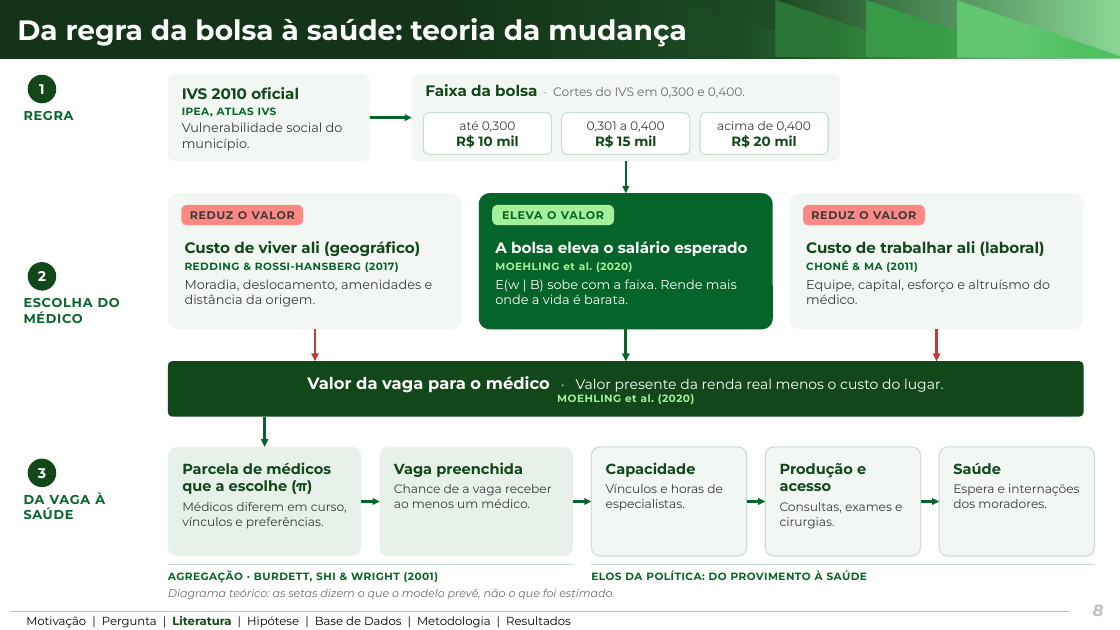
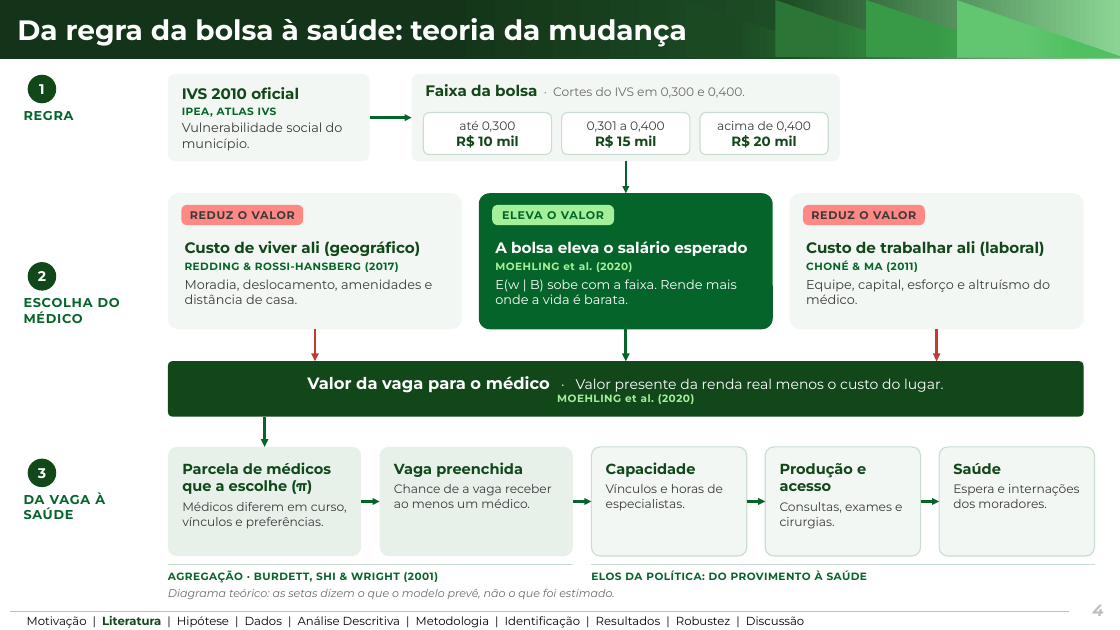
Before and after one commit to ka1victor/impact-eval-health-econ-pmme, a slide deck: slide 4 of output/apresentacao_banca_final/deck_banca_final.pptx (slide 8 before the commit). Drawn at 1120x630 pixels with LibreOffice and Linux fonts; fonts in the diff are those of the drawing; background and template pictures are left out. Boxes give left, top, right and bottom in pixels: in the first picture for what was removed or moved away, otherwise in the second. Text is boxed around its words. In the diff, an @@ line names an element or a change of style, - is before the commit and + after.

```diff
--- a/output/apresentacao_banca_final/deck_banca_final.pptx
+++ b/output/apresentacao_banca_final/deck_banca_final.pptx
@@ text in rounded rectangle at [185,279,433,304]: text changed @@
-Moradia, deslocamento, amenidades e distância da origem.
+Moradia, deslocamento, amenidades e distância de casa.
@@ text at [27,616,804,628]: text changed @@
-Motivação | Pergunta | Literatura | Hipótese | Base de Dados | Metodologia | Resultados
+Motivação | Literatura | Hipótese | Dados | Análise Descritiva | Metodologia | Identificação | Resultados | Robustez | Discussão
@@ page number at [1092,605,1103,616]: text changed @@
-8
+4
```
Also in this commit, not shown: 13 other slides changed, 7 slides added, 16 slides removed, 7 other files.
